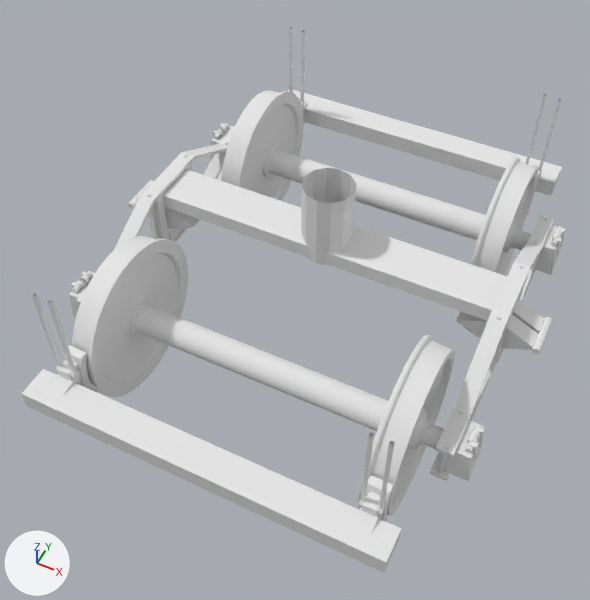
The OBJ model Assets/GameAssets/Art/Models/Railroad/Locomotive/ArchBogie.obj as it was, and as the next commit left it.
One viewpoint serves both versions: a camera (50 mm lens) standing at (1.19, -2.75, 3.73) and looking at (-0.08, -0.21, 0.55). The axes (+X, +Y, +Z) are drawn at lower left. The lights are the same throughout. The first picture is the older version. Where no turn or scale is listed for an object, it has been applied to the vertices.

The first picture shows 'ArchBogie.001', 'WheelPair.004', 'WheelPair.005'.
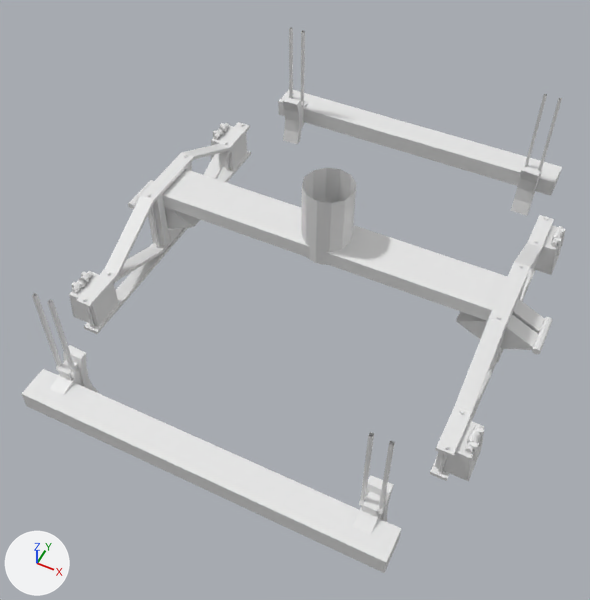
Boxes [x1, y1, x2, y2] around the edits, measured in the pictures (590 x 600 px):
'WheelPair.004', deleted: before [72, 236, 455, 516]
'WheelPair.005', deleted: before [221, 90, 538, 276]

What changed in the scene script:
```text
Remove ob_wheelpair_004:
    ob_wheelpair_004 = bpy.data.objects.new('WheelPair.004', me_wheelpair_004)
    ob_wheelpair_004.location = (0.0, 0.0, 0.0)
Remove ob_wheelpair_005:
    ob_wheelpair_005 = bpy.data.objects.new('WheelPair.005', me_wheelpair_005)
    ob_wheelpair_005.location = (0.0, 0.0, 0.0)
```
